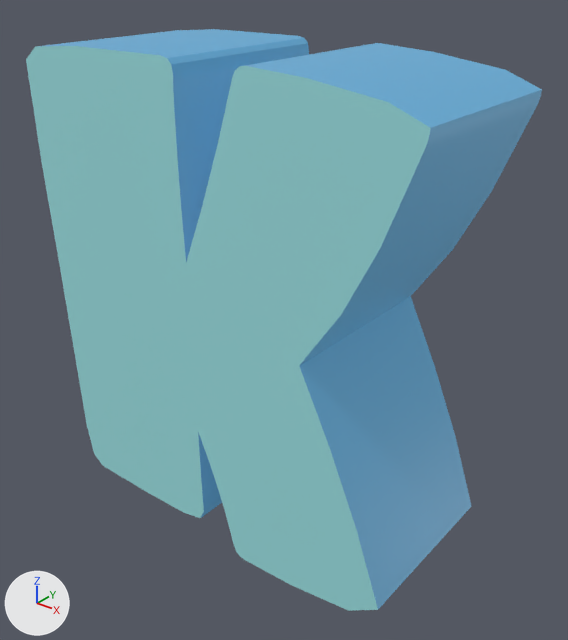
One commit to the glTF model scene/models/alphaNum/k.glb: the scene before it, then after it.
The view is the same before and after, from a camera (50 mm lens) standing at (0.464, -0.543, 0.538) and looking at (0.024, 0.006, 0.198). The lights are fixed; the arrows at lower left show +X, +Y and +Z. Objects named as collision shapes, trigger or cutter boxes, shadow casters or lower levels of detail are left out. Where no turn or scale is listed for an object, it has been applied to the vertices.

In view in the first picture: 'k'.
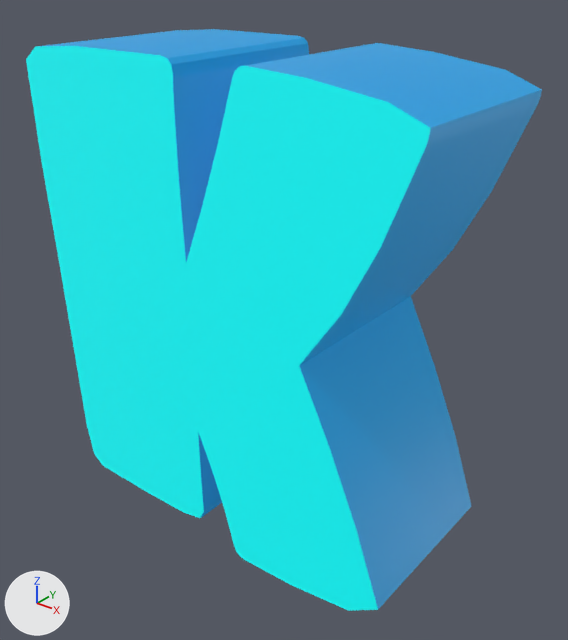
Pixel boxes (x1, y1, x2, y2) of what changed, in the pictures (568 x 640 px):
'k', recoloured
    both: (26, 29, 542, 611)

The change, as a list of edits to the scene's bpy script:
```text
Change mat_light:
    mat_light.base_color: (0.251, 0.566, 0.581) -> (0.0, 1.0, 1.0)  # cyan #89c6c9 -> cyan #00ffff
    mat_light.emission_color: (0.05, 0.113, 0.115) -> (0.0, 0.2, 0.2)  # dark cyan #3f5e5f -> dark cyan #007c7c
Change mat_dark:
    mat_dark.base_color: (0.101, 0.338, 0.562) -> (0.0, 0.296, 0.651)  # blue #599dc6 -> cyan #0094d3
    mat_dark.emission_color: (0.02, 0.0673, 0.113) -> (0.0, 0.0592, 0.13)  # dark blue #27495e -> dark blue #004565
```
